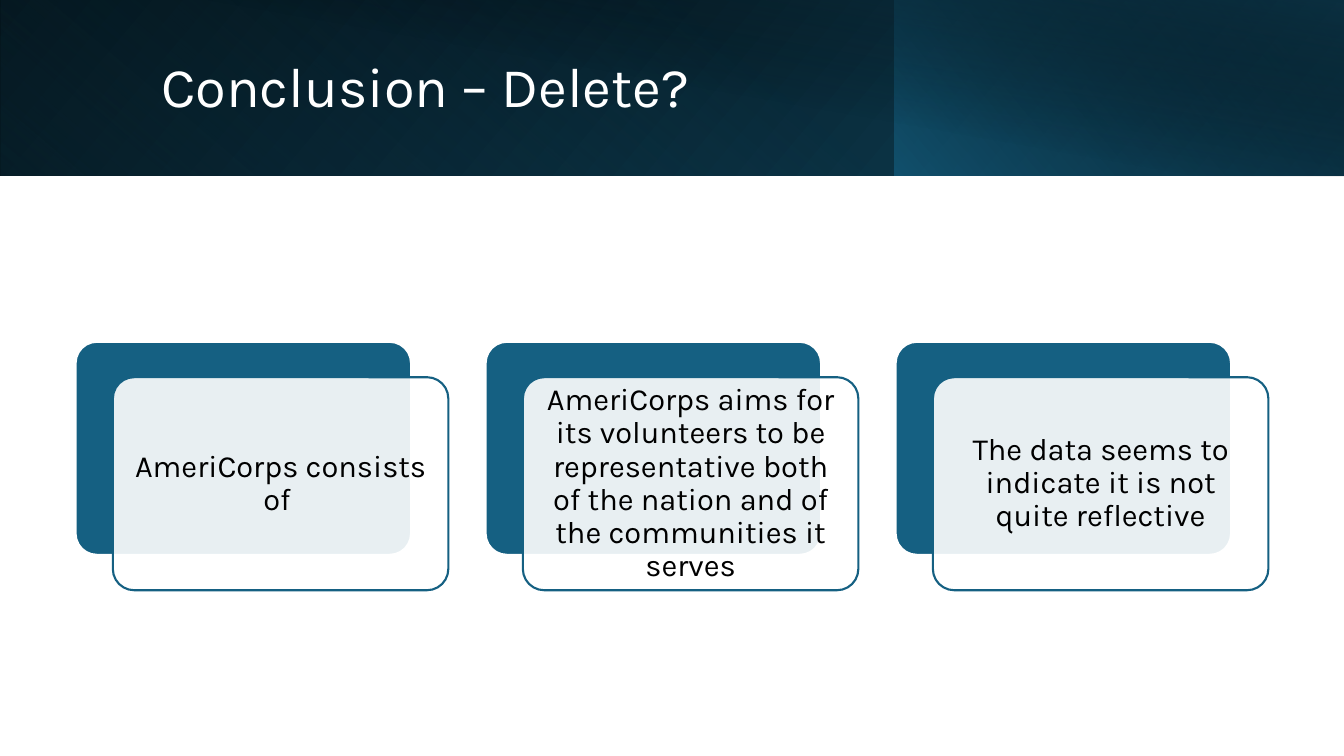
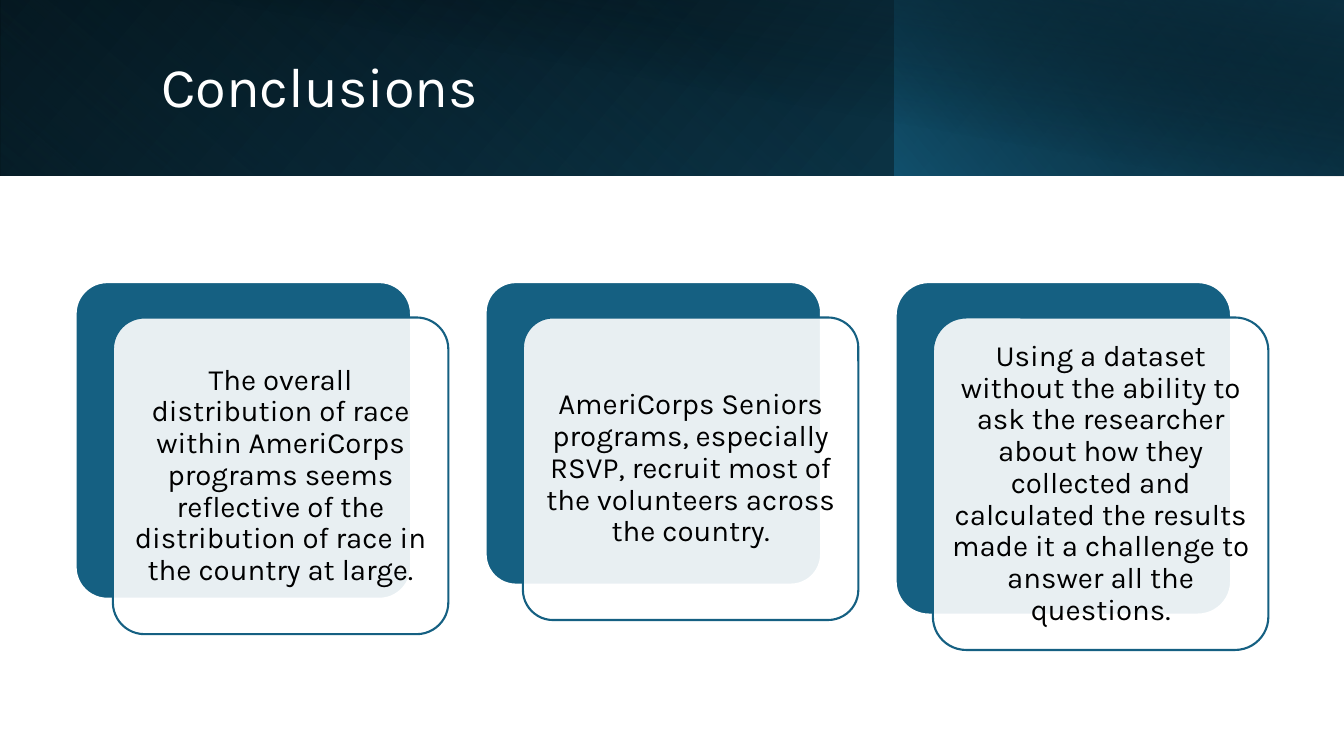
Before and after one commit to Anusha-raju/AmeriCorps-Volunteers, a slide deck: slide 12 of AmeriCorps EDA.pptx. Drawn at 1344x756 pixels with LibreOffice and Linux fonts; fonts in the diff are those of the drawing. Boxes give left, top, right and bottom in pixels: in the first picture for what was removed or moved away, otherwise in the second. Text is boxed around its words. In the diff, an @@ line names an element or a change of style, - is before the commit and + after.

```diff
--- a/AmeriCorps EDA.pptx
+++ b/AmeriCorps EDA.pptx
@@ title at [161,68,478,108]: text changed @@
-Conclusion – Delete?
+Conclusions
@@ rounded rectangle: place and size @@
-rounded rectangle at [76,342,411,555]
+rounded rectangle at [76,282,411,599]
@@ rounded rectangle: place and size @@
-rounded rectangle at [486,342,822,555]
+rounded rectangle at [486,282,822,585]
@@ rounded rectangle: place and size @@
-rounded rectangle at [896,342,1232,555]
+rounded rectangle at [896,282,1232,615]
@@ rounded rectangle: place and size @@
-rounded rectangle at [113,377,449,590]
+rounded rectangle at [113,318,449,634]
@@ rounded rectangle: place and size @@
-rounded rectangle at [523,377,859,590]
+rounded rectangle at [523,318,859,620]
@@ rounded rectangle: place and size @@
-rounded rectangle at [934,377,1269,590]
+rounded rectangle at [934,318,1269,650]
@@ text added at [952,346,1249,627], 21 pt, text #000000 @@
+Using a dataset without the ability to ask the researcher about how they collected and calculated the results made it a challenge to answer all the questions.
@@ text added at [135,370,426,587], 21 pt, text #000000 @@
+The overall distribution of race within AmeriCorps programs seems reflective of the distribution of race in the country at large.
@@ text at [546,393,835,548]: text changed; size 22 to 21 pt @@
-AmeriCorps aims for its volunteers to be representative both of the nation and of the communities it serves
+AmeriCorps Seniors programs, especially RSVP, recruit most of the volunteers across the country.
@@ text removed at [973,439,1228,534] @@
-The data seems to indicate it is not quite reflective
@@ text removed at [135,456,426,511] @@
-AmeriCorps consists of
```
Also in this commit, not shown: 1 other slide changed.
